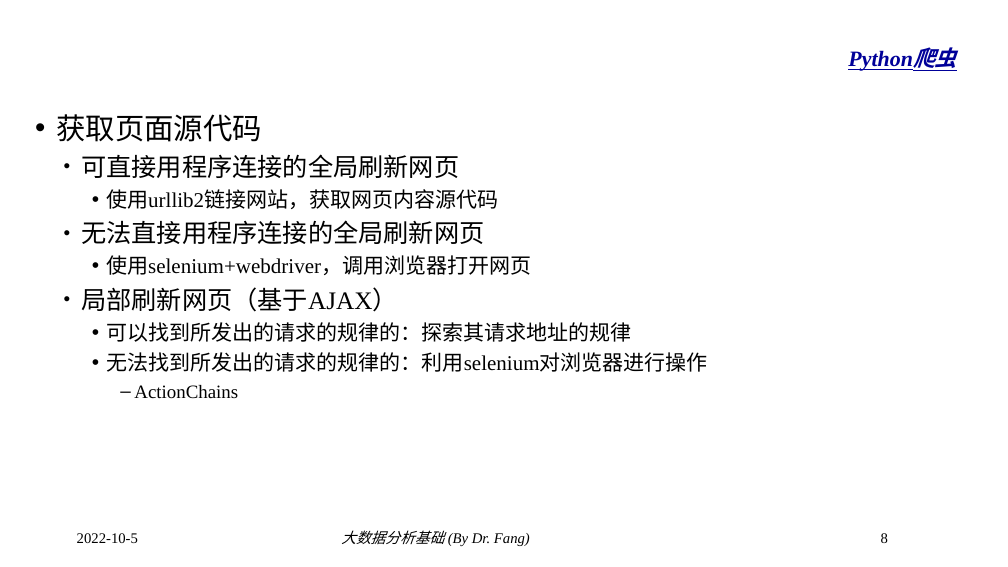
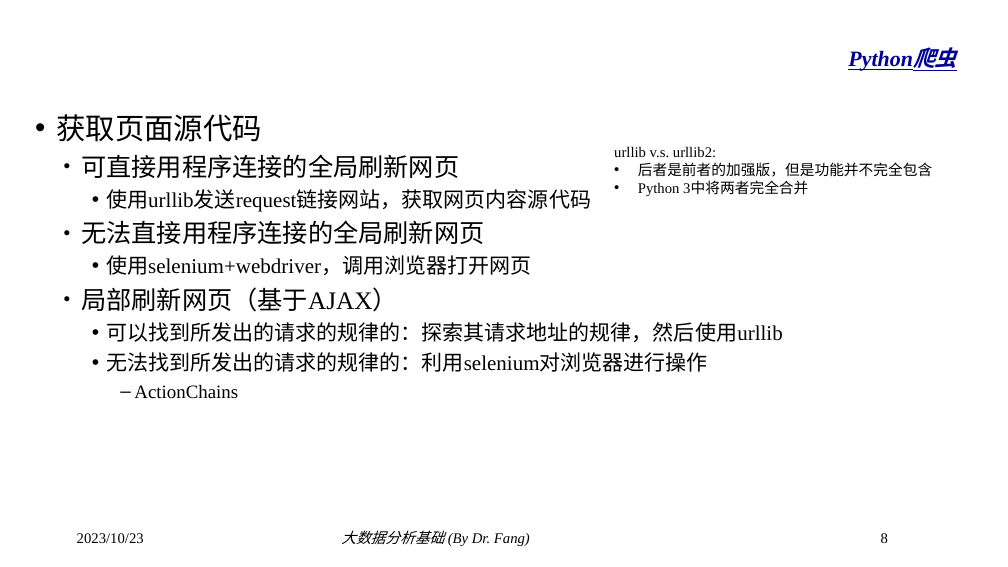
Before and after one commit to dr-fang/BDA, a slide deck: slide 8 of slides/3_PythonCrawler.pptx. Drawn at 1008x567 pixels with LibreOffice and Linux fonts; fonts in the diff are those of the drawing; background and template pictures are left out. Boxes give left, top, right and bottom in pixels: in the first picture for what was removed or moved away, otherwise in the second. Text is boxed around its words. In the diff, an @@ line names an element or a change of style, - is before the commit and + after.

```diff
--- a/slides/3_PythonCrawler.pptx
+++ b/slides/3_PythonCrawler.pptx
@@ text added at (x1=614, y1=146, x2=932, y2=196), 14 pt, text #000000 @@
+urllib v.s. urllib2:
+• 后者是前者的加强版，但是功能并不完全包含
+• Python 3中将两者完全合并
@@ text at (x1=106, y1=189, x2=591, y2=212): text changed @@
-    • 使用urllib2链接网站，获取网页内容源代码
+    • 使用urllib发送request链接网站，获取网页内容源代码
@@ text at (x1=106, y1=322, x2=783, y2=342): text changed @@
-    • 可以找到所发出的请求的规律的：探索其请求地址的规律
+    • 可以找到所发出的请求的规律的：探索其请求地址的规律，然后使用urllib
@@ text at (x1=77, y1=533, x2=144, y2=543): text changed @@
-2022-10-5
+2023/10/23
```
Also in this commit, not shown: 10 other slides changed, 9 slides added.
